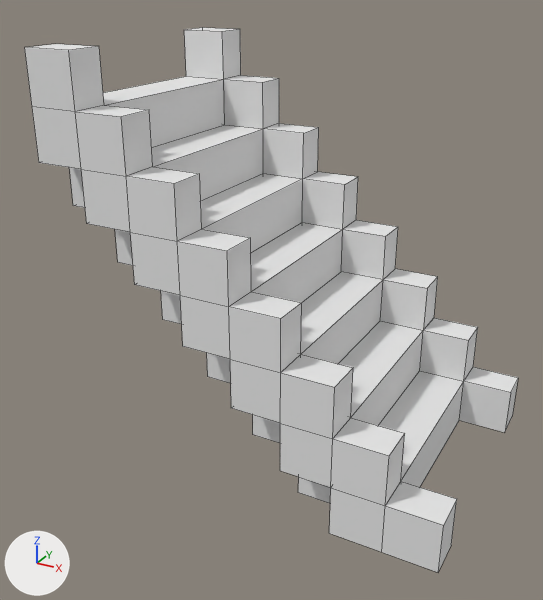
A saved change to the Blender file Assets/Models/path6.blend.
Before and after are seen from a 50 mm lens placed at (-6.41, -11.24, 8.72), pointed at (-13.01, 0.77, 2.72). Arrows for +X, +Y and +Z are at lower left; the lights stay in place. Mesh edges are drawn as thin lines.
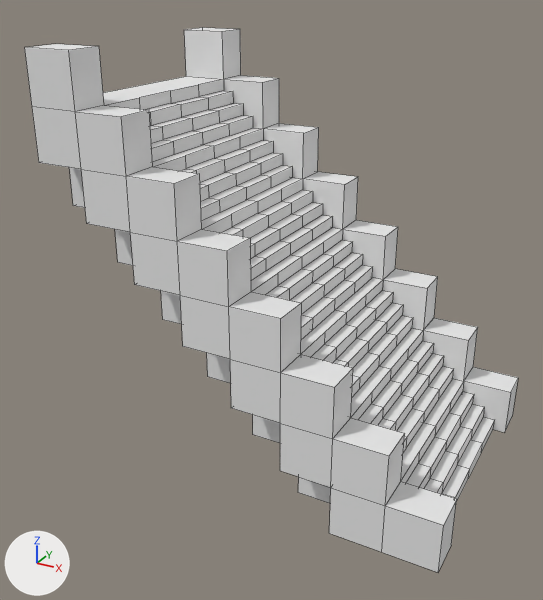
What differs and where, as boxes (x1, y1, x2, y2) in the pictures (543 x 600 px):
part 1 of me_cube, added
    after: (103, 76, 510, 500)

Patch to the scene script:
```diff
--- a/Assets/Models/path6.blend.py
+++ b/Assets/Models/path6.blend.py
@@ me_cube @@
 # used by ob_cube; location = (-12.64, 1.36, 3.5)
-me_cube.from_pydata(...)  # 142 vertices, 162 faces; spans x -4.0..4.0, y -2.75..2.75, z -4.0..4.0
+me_cube.from_pydata(...)  # 481 vertices, 457 faces; spans x -4.0..4.0, y -2.75..2.75, z -4.0..4.0
+# me_cube part 1: 339 vertices added at x -3.0..3.75, y -2.0..2.0, z -4.0..3.0
 me_cube.materials.append(mat_material)
```
